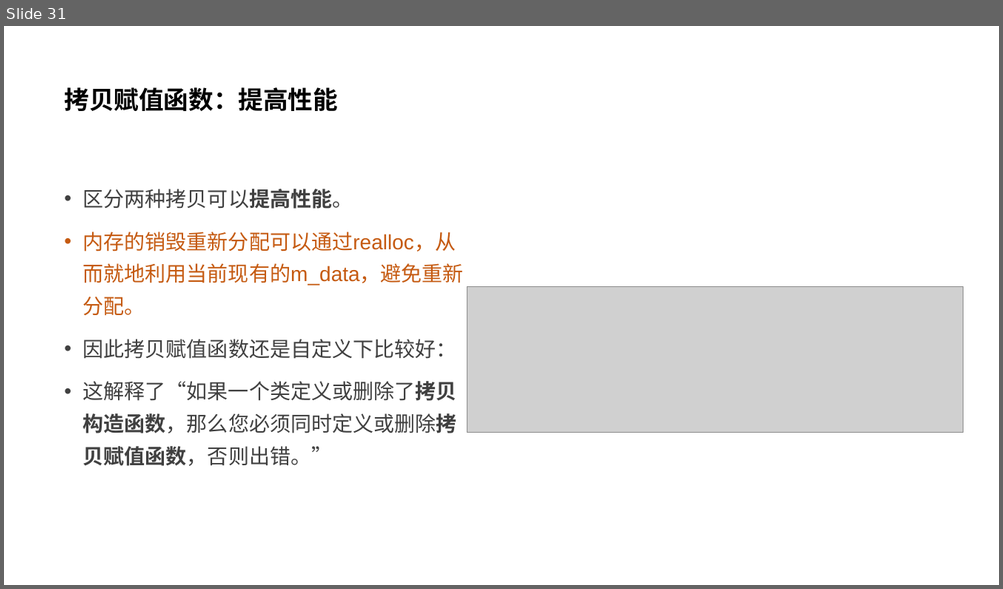
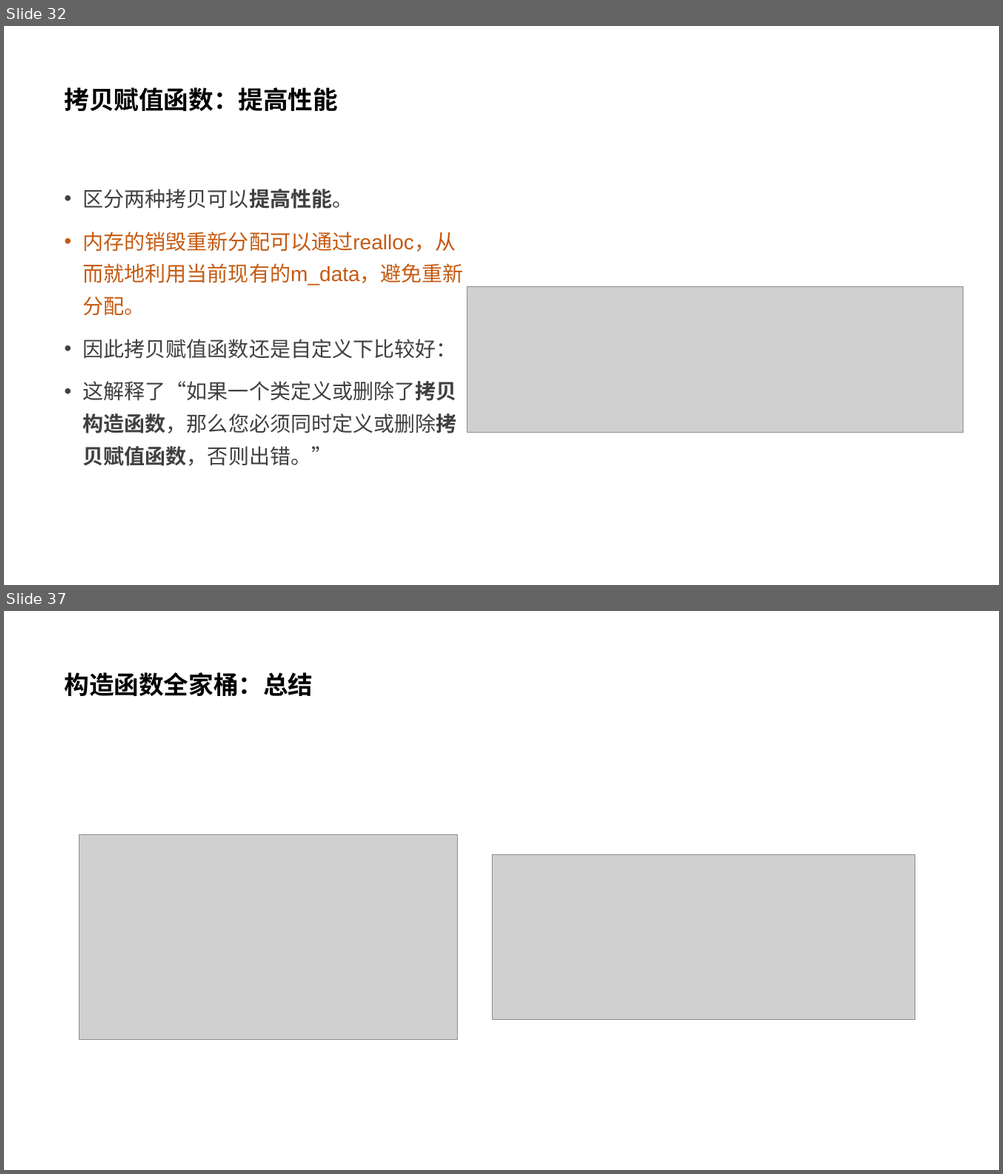
Before and after one commit to parallel101/course, a slide deck: 02/slides.pptx. Shown one above the other, each under a label of ours: slide 31 before the commit, slides 32 and 37 after it; the slides between them are not shown. The pictures are 1003x589 and 1003x1174 pixels, drawn with LibreOffice and Linux fonts; fonts in the diff are those of the drawing; grey boxes stand for pictures. Boxes give left, top, right and bottom in pixels: in the first picture for what was removed or moved away, otherwise in the second. Text is boxed around its words. In the diff, an @@ line names an element or a change of style, - is before the commit and + after.

```diff
--- a/02/slides.pptx
+++ b/02/slides.pptx
@@ slide 37 added at box(4, 611, 999, 1170), background #FFFFFF @@
@@ title added at box(64, 672, 313, 696), 24 pt, text #000000, bold @@
+构造函数全家桶：总结
@@ picture added at box(79, 835, 457, 1040) @@
@@ picture added at box(492, 855, 915, 1021) @@
@@ what was slide 31 is now slide 32 @@
```
Also in this commit, not shown: 1 slide changed, 5 other slides added, 1 slide removed, 5 other files.
